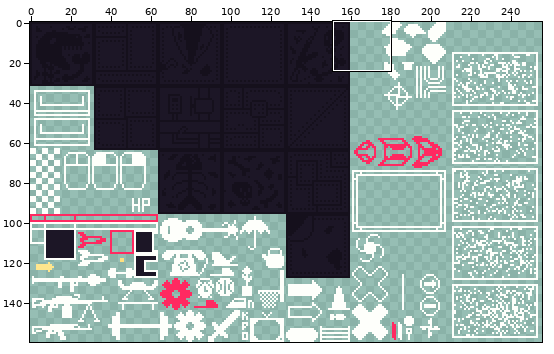
Sprite sheet -- Neon trash/Assets/Resources/neon trash.png. Above: a wide view before the commit, with the close-up outlined.
Close-up. Before the edit:
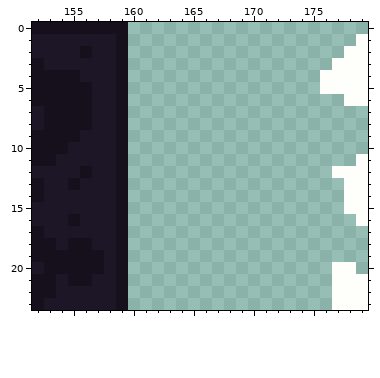
The file is 256x160 pixels. Colours within 5 levels of each other are drawn and written as one. Shown: x 152..179, y 0..23.
The result:
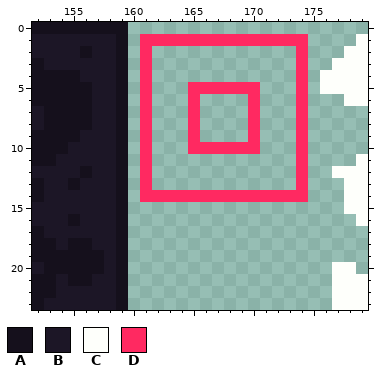
Palette (. is transparent): A #15101c  B #1c1626  C #fefffb  D #ff2961
Edits made:
y 1: x 161..174 .............. -> DDDDDDDDDDDDDD
y 2..4: x 161 . -> D; x 174 . -> D
y 5: x 161 . -> D; x 165..170 ...... -> DDDDDD; x 174 . -> D
y 6..9: x 161 . -> D; x 165 . -> D; x 170 . -> D; x 174 . -> D
y 10: x 161 . -> D; x 165..170 ...... -> DDDDDD; x 174 . -> D
y 11..13: x 161 . -> D; x 174 . -> D
y 14: x 161..174 .............. -> DDDDDDDDDDDDDD
